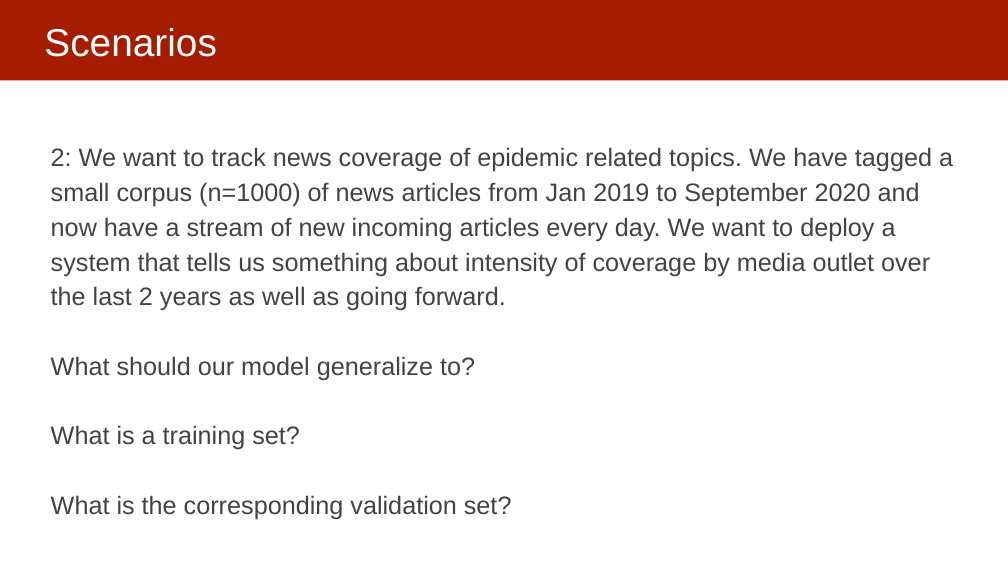
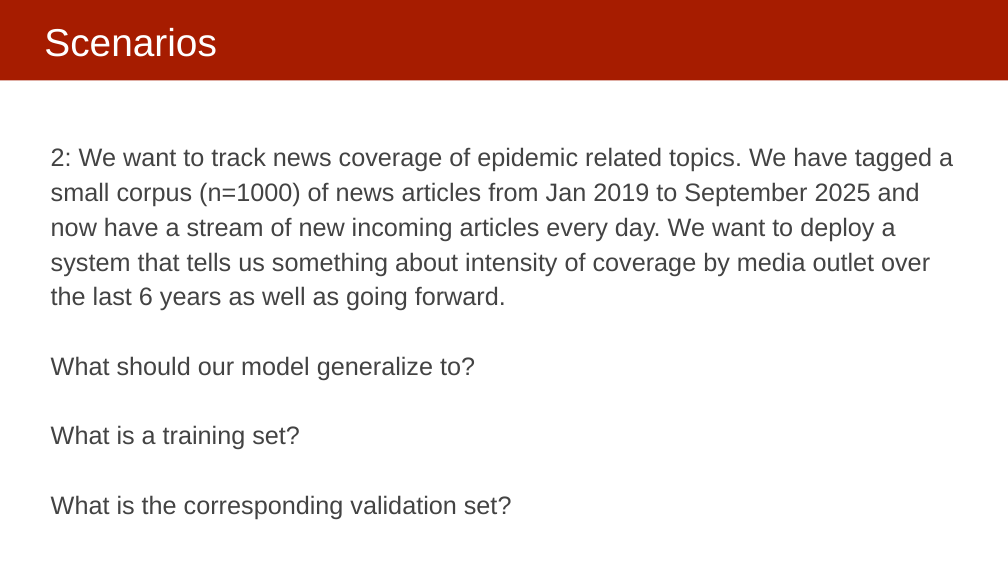
Before and after one commit to dssg/mlforpublicpolicylab, a slide deck: slide 17 of Lectures/11-model-selection-and-validation-part-2.pptx. Drawn at 1008x567 pixels with LibreOffice and Linux fonts; fonts in the diff are those of the drawing. Boxes give left, top, right and bottom in pixels: in the first picture for what was removed or moved away, otherwise in the second. Text is boxed around its words. In the diff, an @@ line names an element or a change of style, - is before the commit and + after.

```diff
--- a/Lectures/11-model-selection-and-validation-part-2.pptx
+++ b/Lectures/11-model-selection-and-validation-part-2.pptx
@@ text at bbox=[51, 147, 953, 310]: text changed @@
-2: We want to track news coverage of epidemic related topics. We have tagged a small corpus (n=1000) of news articles from Jan 2019 to September 2020 and now have a stream of new incoming articles every day. We want to deploy a system that tells us something about intensity of coverage by media outlet over the last 2 years as well as going forward.
+2: We want to track news coverage of epidemic related topics. We have tagged a small corpus (n=1000) of news articles from Jan 2019 to September 2025 and now have a stream of new incoming articles every day. We want to deploy a system that tells us something about intensity of coverage by media outlet over the last 6 years as well as going forward.
```
Also in this commit, not shown: 3 other slides changed, 4 slides removed, 1 other file.
